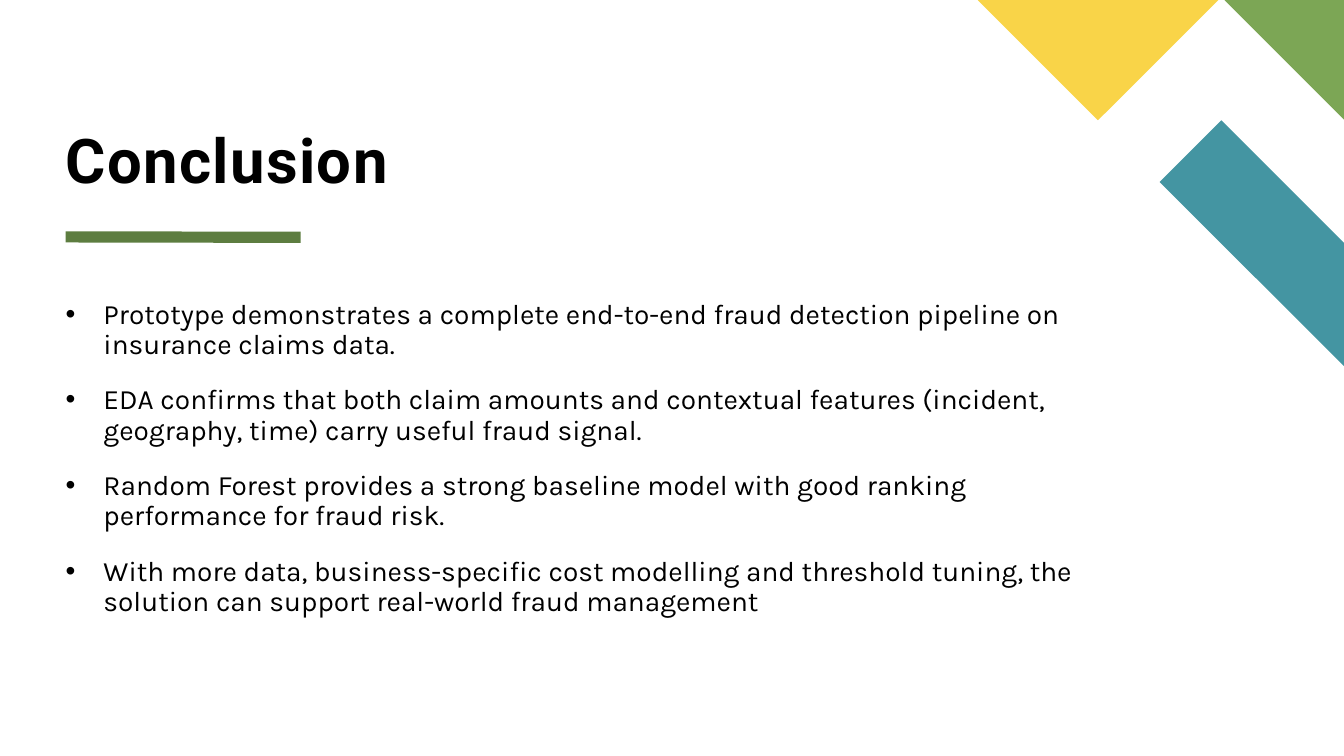
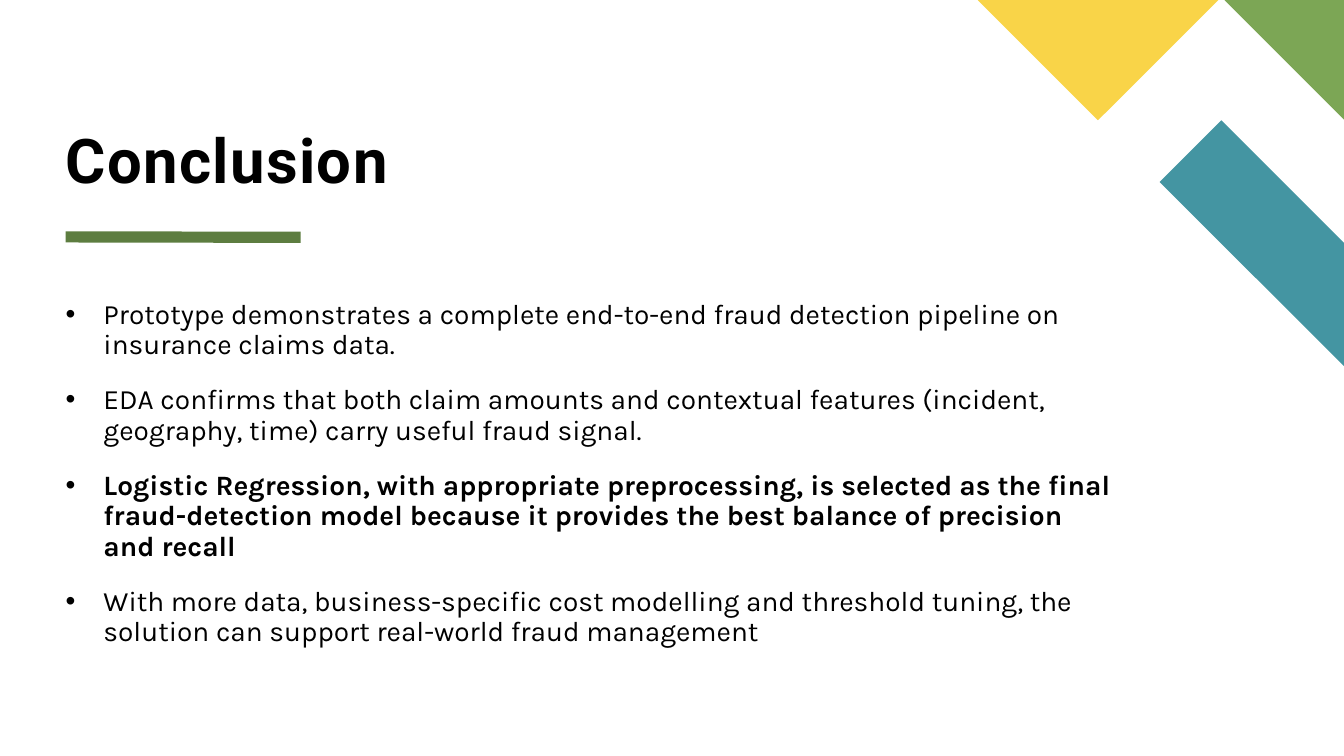
Before and after one commit to ADP777/Workplace-Project, a slide deck: slide 17 of CapStone Individual Project - A du Plooy.pptx (slide 16 before the commit). Drawn at 1344x756 pixels with LibreOffice and Linux fonts; fonts in the diff are those of the drawing. Boxes give left, top, right and bottom in pixels: in the first picture for what was removed or moved away, otherwise in the second. Text is boxed around its words. In the diff, an @@ line names an element or a change of style, - is before the commit and + after.

```diff
--- a/CapStone Individual Project - A du Plooy.pptx
+++ b/CapStone Individual Project - A du Plooy.pptx
@@ text at [103, 475, 1110, 557]: text changed; bold on @@
-• Random Forest provides a strong baseline model with good ranking performance for fraud risk.
+• Logistic Regression, with appropriate preprocessing, is selected as the final fraud-detection model because it provides the best balance of precision and recall
```
Also in this commit, not shown: 11 other slides changed, 1 slide added, 2 other files.
